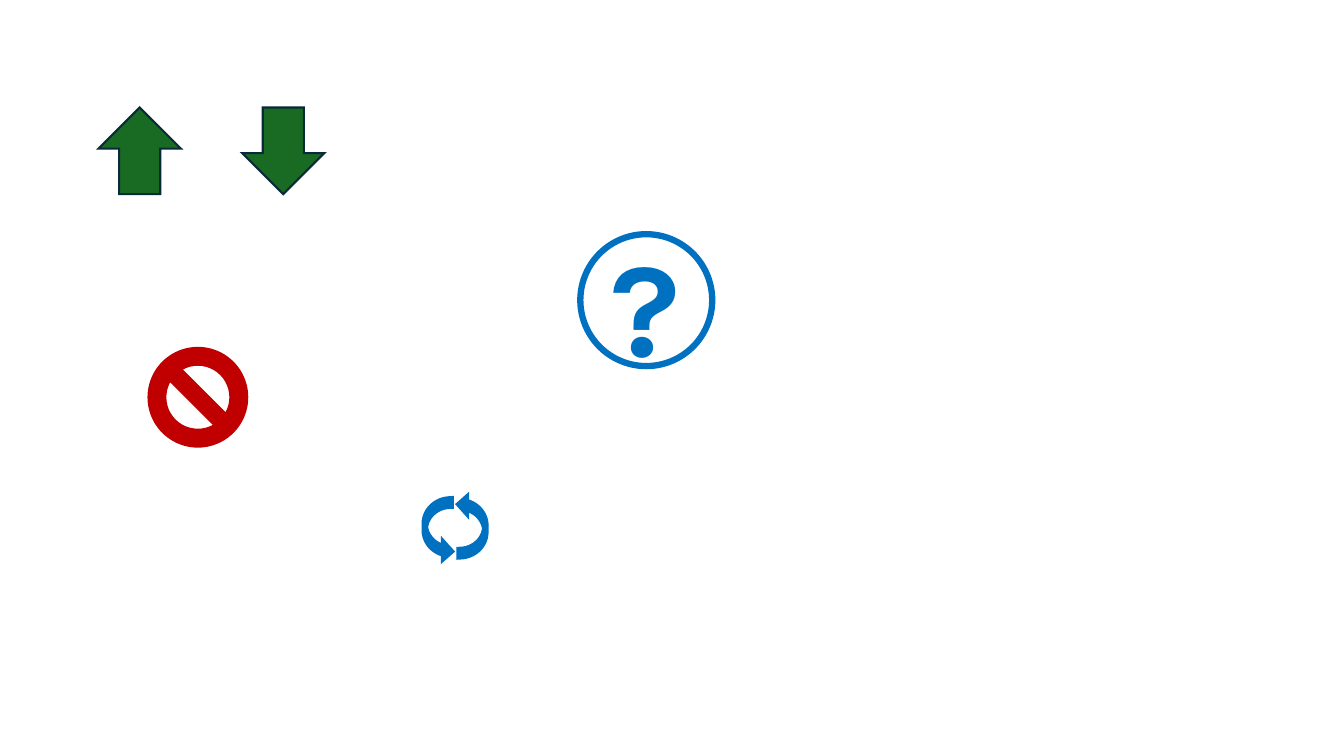
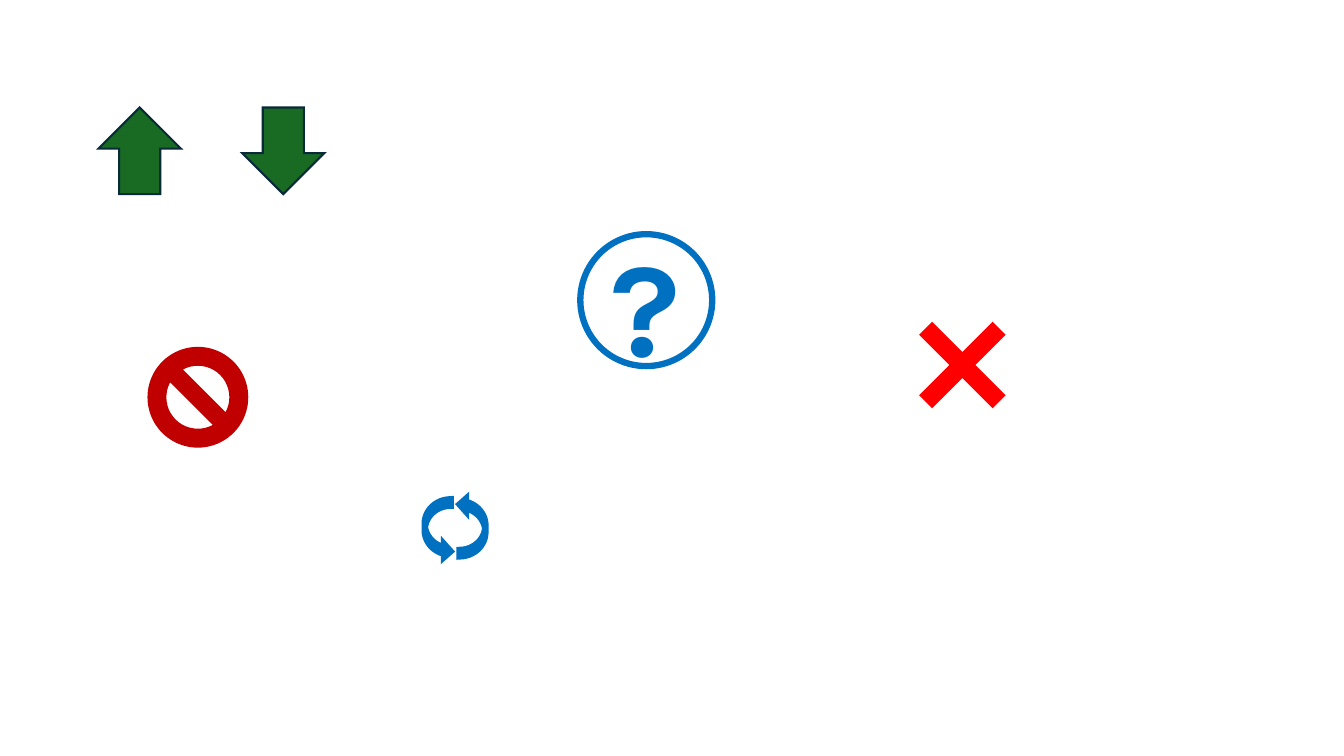
Before and after one commit to arpadkov/EnviroControl, a slide deck: slide 1 of EnviroControl/Resources/icons/designer.pptx. Drawn at 1344x756 pixels with LibreOffice and Linux fonts; fonts in the diff are those of the drawing. Boxes give left, top, right and bottom in pixels: in the first picture for what was removed or moved away, otherwise in the second. Text is boxed around its words. In the diff, an @@ line names an element or a change of style, - is before the commit and + after.

```diff
--- a/EnviroControl/Resources/icons/designer.pptx
+++ b/EnviroControl/Resources/icons/designer.pptx
@@ cross added at (892, 294, 1033, 436), fill #FF0000 @@
```
Also in this commit, not shown: 10 other files.
